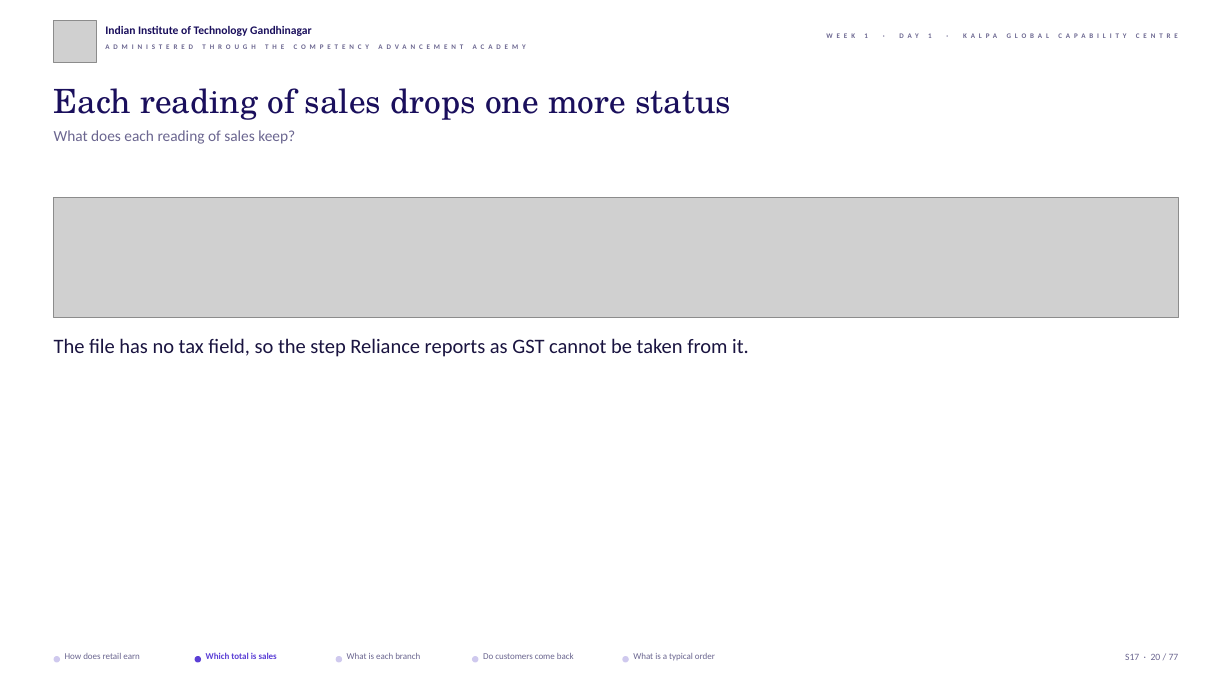
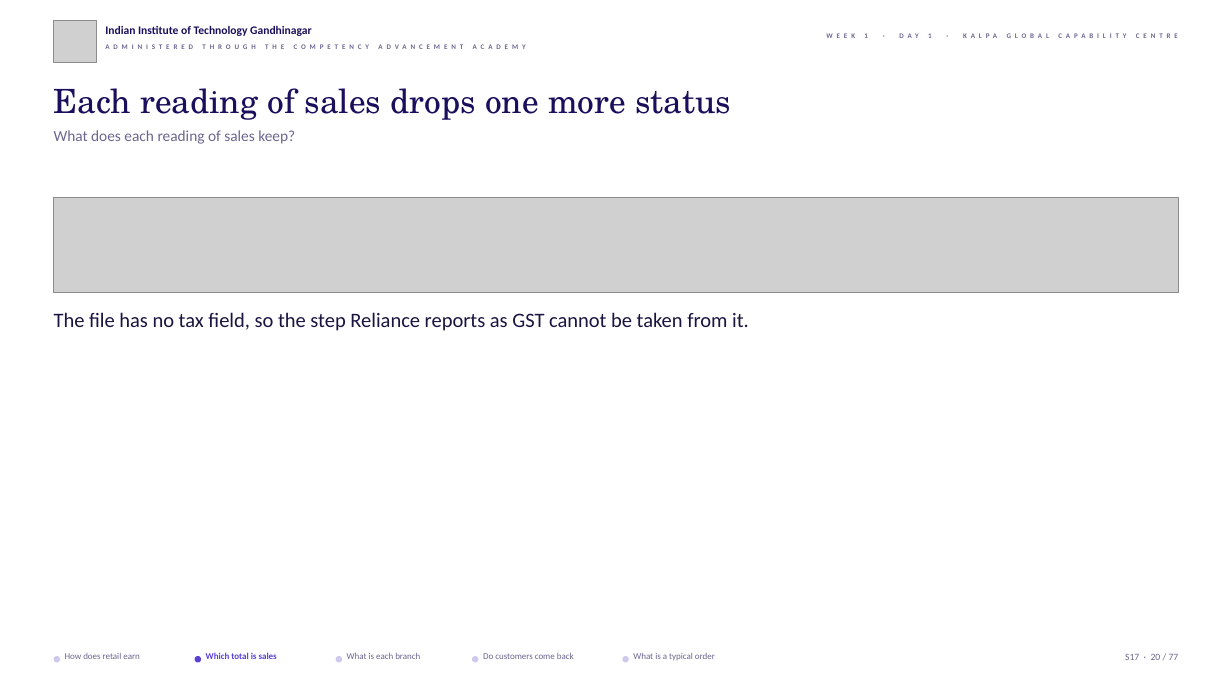
Before and after one commit to fde-academy-lab/c2-content-factory, a slide deck: slide 20 of content/W01/D1/slides/C2_W01_D01_half1_STUDENT.pptx. Drawn at 1232x693 pixels with LibreOffice and Linux fonts; fonts in the diff are those of the drawing; grey boxes stand for pictures; background and template pictures are left out. Boxes give left, top, right and bottom in pixels: in the first picture for what was removed or moved away, otherwise in the second. Text is boxed around its words. In the diff, an @@ line names an element or a change of style, - is before the commit and + after.

```diff
--- a/content/W01/D1/slides/C2_W01_D01_half1_STUDENT.pptx
+++ b/content/W01/D1/slides/C2_W01_D01_half1_STUDENT.pptx
@@ picture: place and size @@
-picture at box(54, 198, 1178, 318)
+picture at box(54, 198, 1178, 292)
@@ text "The file has no tax ...": place and size @@
-text "The file has no tax ..." at box(54, 338, 749, 357)
+text "The file has no tax ..." at box(54, 312, 749, 331)
```
Also in this commit, not shown: 23 other slides changed, 3 other files.
